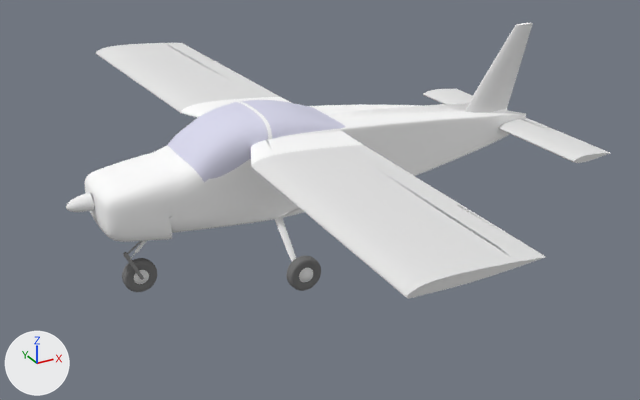
Before and after pictures for a commit that changed the Blender file dev/3d/MFI-9B.blend.
Both versions are drawn from a 50 mm camera at (-1.59, -7.96, 3.48) aimed at (2.71, -0.13, -0.44). The axes (+X, +Y, +Z) are drawn at lower left. The lights are the same throughout.

The first picture shows 'canopy.glass', 'cowling', 'fuselage', 'hstab.tmp', 'rear_canopy.glass', 'spinner', 'tyre', 'tyre.L', 'vstab', 'wing'.
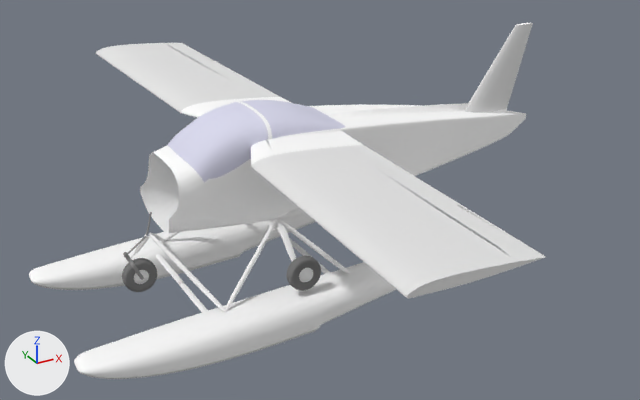
What changed in the scene script:
```text
Change ob_spinner:
    ob_spinner.location: (0.0, 0.0, 0.0) -> (0.0, 0.0, -0.021)
    add ob_spinner.hide_set(True)  # wire or fog, not drawn
Change ob_cowling:
    add ob_cowling.hide_set(True)  # wire or fog, not drawn
Change ob_hstab_tmp:
    add ob_hstab_tmp.hide_set(True)  # wire or fog, not drawn
Add ob_float_r:
    ob_float_r = bpy.data.objects.new('float.R', me_float)  # 222 vertices, 192 faces; spans x -2.38..2.16, y 0.0..0.29, z -0.5..0.0; in mat_textured_metal (its picture is missing); modifiers MIRROR, SUBSURF, EDGE_SPLIT
    ob_float_r.location = (2.11, 0.95, -0.98)
    ob_float_r.rotation_euler = (0.0, -0.0524, 0.0)  # degrees (0, -3, 0)
Add ob_float_l:
    ob_float_l = bpy.data.objects.new('float.L', me_float)  # 222 vertices, 192 faces; spans x -2.38..2.16, y 0.0..0.29, z -0.5..0.0; in mat_textured_metal (its picture is missing); modifiers MIRROR, SUBSURF, EDGE_SPLIT
    ob_float_l.location = (2.11, -0.95, -0.98)
    ob_float_l.rotation_euler = (0.0, -0.0524, 0.0)  # degrees (0, -3, 0)
Add ob_float_support_2r:
    ob_float_support_2r = bpy.data.objects.new('float_support.2R', me_wing_support_001)  # 16 vertices, 14 faces; spans x -0.028..0.028, y 0.0..1.13, z -0.028..0.028; in mat_textured_metal (its picture is missing); modifiers SUBSURF
    ob_float_support_2r.location = (2.03, 0.45, -0.38)
    ob_float_support_2r.rotation_euler = (-0.617, 0.0, 1.065)  # degrees (-35, 0, 61)
Add ob_float_support_1r:
    ob_float_support_1r = bpy.data.objects.new('float_support.1R', me_wing_support_003)  # 16 vertices, 14 faces; spans x -0.028..0.028, y 0.0..1.16, z -0.028..0.028; in mat_textured_metal (its picture is missing); modifiers SUBSURF
    ob_float_support_1r.location = (0.81, 0.0, -0.46)
    ob_float_support_1r.rotation_euler = (-0.515, 0.0, -0.436)  # degrees (-30, 0, -25)
Add ob_float_support_1l:
    ob_float_support_1l = bpy.data.objects.new('float_support.1L', me_wing_support_003.copy())  # modifiers SUBSURF
    ob_float_support_1l.location = (0.81, 0.0, -0.46)
    ob_float_support_1l.rotation_euler = (-0.515, 0.0, 3.578)  # degrees (-30, 0, 205)
Add ob_float_support_2l:
    ob_float_support_2l = bpy.data.objects.new('float_support.2L', me_wing_support_001.copy())  # modifiers SUBSURF
    ob_float_support_2l.location = (2.03, -0.45, -0.38)
    ob_float_support_2l.rotation_euler = (-0.617, 0.0, 2.077)  # degrees (-35, 0, 119)
Add ob_float_support_3l:
    ob_float_support_3l = bpy.data.objects.new('float_support.3L', me_wing_support_006)  # 16 vertices, 14 faces; spans x -0.028..0.028, y 0.0..0.97, z -0.028..0.028; in mat_textured_metal (its picture is missing); modifiers SUBSURF
    ob_float_support_3l.location = (2.03, -0.45, -0.38)
    ob_float_support_3l.rotation_euler = (-0.648, 0.0, 4.052)  # degrees (-37, 0, 232)
Add ob_float_supports:
    ob_float_supports = bpy.data.objects.new('float_supports', me_wing_support_007)  # 16 vertices, 8 faces; spans x -0.04..1.44, y -1.0..1.0, z -0.01..0.01; in mat_textured_metal (its picture is missing); modifiers SUBSURF
    ob_float_supports.location = (1.1, 0.0, -1.1)
    ob_float_supports.rotation_euler = (0.0, -0.0524, 0.0)  # degrees (0, -3, 0)
```

Location of each change, (x1, y1, x2, y2) in pixels of the pictures (640 x 400 px):
'float.L', added: after (74, 262, 397, 379)
'float.R', added: after (29, 212, 316, 290)
'cowling', hidden: before (85, 153, 179, 242)
'hstab.tmp', hidden: before (423, 89, 610, 163)
'float_supports', added: after (156, 223, 330, 312)
'float_support.1L', added: after (150, 234, 226, 312)
'float_support.2L', added: after (225, 219, 277, 311)
'spinner', hidden: before (66, 193, 94, 212)
'float_support.3L', added: after (277, 219, 350, 274)
'float_support.2R', added: after (164, 232, 180, 241)
'float_support.1R', added: after (149, 232, 164, 242)
